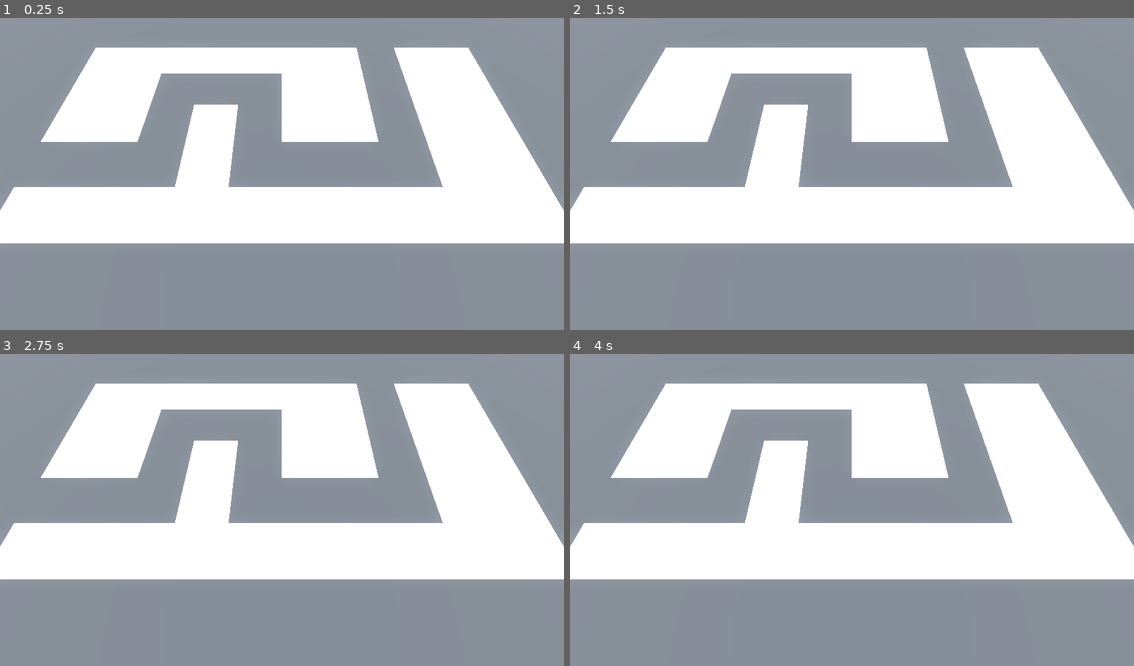
Above: before the commit, frames 1-4 (two rows, left to right).
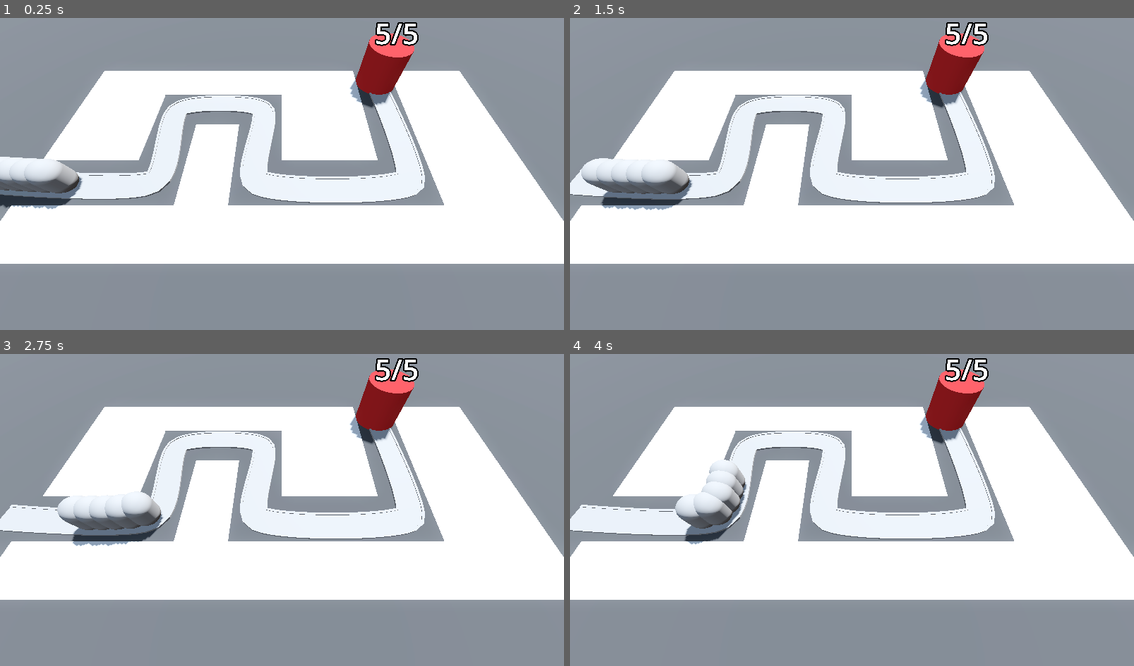
Above: after the commit, the same moments.

Repository: Schwenckenator/barbarian-blaster
Game: Godot game, scene res://base_level.tscn
Same seed, same stepped clock (60 frames per second), same inputs: the game is played once before the commit and once after it. Before the commit the project has no main scene; this scene is started directly in both runs.
Inputs:
- Up to frame 1 (0.25 s): no input
- Up to frame 2 (1.5 s): no input
- Up to frame 3 (2.75 s): no input
- Up to frame 4 (4 s): no input

The runs differ from the first frame. In frame 1, 29% of the frame differs, in the area x 0-100%, y 1-79%; in frame 2, 29%; in frame 3, 29%; in frame 4, 29%.

Commit message:
Added base damage and health label

Diff:
--- /dev/null
+++ b/base/base.gd
@@ -0,0 +1,33 @@
+extends Node3D
+
+## Maximum health of the base
+@export var max_health: int = 5
+
+## Label displaying current health of base
+@onready var health_label: Label3D = $HealthLabel
+
+## Current health of base
+var health: int:
+	set(value):
+		health = value
+		health_label.text = str(value) + "/" + str(max_health)
+		var red = Color.RED
+		var white = Color.WHITE
+		var color = red.lerp(white, float(health) / float(max_health))
+
+		health_label.modulate = color
+		if health <= 0:
+			# Base has died
+			get_tree().reload_current_scene()
+	get:
+		return health
+
+## Called once after script loads
+func _ready() -> void:
+	health = max_health
+
+
+## Deal damage to the base
+func take_damage(value: int) -> void:
+	print("damage dealt to base", value)
+	health -= value
--- /dev/null
+++ b/base/base.tscn
@@ -0,0 +1,23 @@
+[gd_scene load_steps=3 format=3 uid="uid://c5jwrsqqcrpgr"]
+
+[ext_resource type="Script" path="res://base/base.gd" id="1_w0q8t"]
+
+[sub_resource type="StandardMaterial3D" id="StandardMaterial3D_i1hwv"]
+albedo_color = Color(0.8, 0.16, 0.16, 1)
+
+[node name="Base" type="Node3D" groups=["base"]]
+script = ExtResource("1_w0q8t")
+
+[node name="CSGCylinder3D" type="CSGCylinder3D" parent="."]
+transform = Transform3D(1, 0, 0, 0, 1, 0, 0, 0, 1, 0, 2, 0)
+radius = 2.0
+height = 4.0
+sides = 32
+material = SubResource("StandardMaterial3D_i1hwv")
+
+[node name="HealthLabel" type="Label3D" parent="."]
+transform = Transform3D(1, 0, 0, 0, 1, 0, 0, 0, 1, 0, 4.97683, 0)
+billboard = 1
+text = "This is some text"
+font_size = 500
+outline_size = 100
--- a/base_level.tscn
+++ b/base_level.tscn
@@ -1,6 +1,8 @@
-[gd_scene load_steps=6 format=3 uid="uid://c5v8a8stohvh2"]
+[gd_scene load_steps=9 format=3 uid="uid://c5v8a8stohvh2"]
 
 [ext_resource type="MeshLibrary" uid="uid://cml6sy6fjhcrt" path="res://mesh_libraries/space_library.tres" id="1_8crp3"]
+[ext_resource type="PackedScene" uid="uid://ccxq6cjbv24f1" path="res://enemy/enemy.tscn" id="2_ygpac"]
+[ext_resource type="PackedScene" uid="uid://c5jwrsqqcrpgr" path="res://base/base.tscn" id="3_g8kvy"]
 
 [sub_resource type="ProceduralSkyMaterial" id="ProceduralSkyMaterial_qmnbx"]
 sky_horizon_color = Color(0.64625, 0.65575, 0.67075, 1)
@@ -18,6 +20,13 @@
 [sub_resource type="StandardMaterial3D" id="StandardMaterial3D_2b2d7"]
 albedo_color = Color(0.266667, 0.266667, 0.266667, 1)
 
+[sub_resource type="Curve3D" id="Curve3D_uxudx"]
+_data = {
+"points": PackedVector3Array(0, 0, 0, 0, 0, 0, -22, 0, 2, -1, 0, 1, 1, 0, -1, -10, 0, 2, -1, 0, 1, 1, 0, -1, -10, 0, -6, -1, 0, -1, 1, 0, 1, -2, 0, -6, -1, 0, -1, 1, 0, 1, -2, 0, 2, -1, 0, 1, 1, 0, -1, 10, 0, 2, 0, 0, 0, 0, 0, 0, 10, 0, -10),
+"tilts": PackedFloat32Array(0, 0, 0, 0, 0, 0, 0)
+}
+point_count = 7
+
 [node name="BaseLevel" type="Node3D"]
 
 [node name="WorldEnvironment" type="WorldEnvironment" parent="."]
@@ -33,7 +42,7 @@
 material = SubResource("StandardMaterial3D_2b2d7")
 
 [node name="Camera3D" type="Camera3D" parent="."]
-transform = Transform3D(1, 0, 0, 0, 0.422618, 0.906308, 0, -0.906308, 0.422618, 0, 14.5, 9.5)
+transform = Transform3D(1, 0, 0, 0, 0.5, 0.866026, 0, -0.866026, 0.5, 0, 14.5, 9.5)
 
 [node name="GridMap" type="GridMap" parent="."]
 mesh_library = ExtResource("1_8crp3")
@@ -42,3 +51,68 @@
 data = {
 "cells": PackedInt32Array(65535, 65533, 0, 65535, 1, 0, 65534, 65533, 0, 65532, 65533, 0, 65531, 65533, 0, 1, 65533, 0, …(373 unchanged characters)…
 }
+
+[node name="Path3D" type="Path3D" parent="."]
+curve = SubResource("Curve3D_uxudx")
+
+[node name="Road" type="CSGPolygon3D" parent="Path3D"]
+polygon = PackedVector2Array(-1, 0, -1, 0.1, 1, 0.1, 1, 0)
+mode = 2
+path_node = NodePath("..")
+path_interval_type = 0
+path_interval = 0.5
+path_simplify_angle = 0.0
+path_rotation = 2
+path_local = false
+path_continuous_u = true
+path_u_distance = 1.0
+path_joined = false
+
+[node name="LeftEdge" type="CSGPolygon3D" parent="Path3D"]
+polygon = PackedVector2Array(-1.1, 0, -1.1, 0.15, -0.9, 0.15, -0.9, 0)
+mode = 2
+path_node = NodePath("..")
+path_interval_type = 0
+path_interval = 0.5
+path_simplify_angle = 0.0
+path_rotation = 2
+path_local = false
+path_continuous_u = true
+path_u_distance = 1.0
+path_joined = false
+
+[node name="RightEdge" type="CSGPolygon3D" parent="Path3D"]
+polygon = PackedVector2Array(0.9, 0, 0.9, 0.15, 1.1, 0.15, 1.1, 0)
+mode = 2
+path_node = NodePath("..")
+path_interval_type = 0
+path_interval = 0.5
+path_simplify_angle = 0.0
+path_rotation = 2
+path_local = false
+path_continuous_u = true
+path_u_distance = 1.0
+path_joined = false
+
+[node name="Enemy" parent="Path3D" instance=ExtResource("2_ygpac")]
+transform = Transform3D(-0.0497228, 0, -0.99876, 0, 1, 0, 0.99876, 0, -0.0497228, -17.0123, 0, 2.34524)
+progress = 5.0
+
+[node name="Enemy2" parent="Path3D" instance=ExtResource("2_ygpac")]
+transform = Transform3D(-0.0582971, 0, -0.998296, 0, 1, 0, 0.998296, 0, -0.0582971, -18.0109, 0, 2.29112)
+progress = 4.0
+
+[node name="Enemy3" parent="Path3D" instance=ExtResource("2_ygpac")]
+transform = Transform3D(-0.0657919, 0, -0.99783, 0, 1, 0, 0.99783, 0, -0.0657919, -19.009, 0, 2.22899)
+progress = 3.0
+
+[node name="Enemy4" parent="Path3D" instance=ExtResource("2_ygpac")]
+transform = Transform3D(-0.0726707, 0, -0.997353, 0, 1, 0, 0.997353, 0, -0.0726707, -20.0066, 0, 2.15972)
+progress = 2.0
+
+[node name="Enemy5" parent="Path3D" instance=ExtResource("2_ygpac")]
+transform = Transform3D(-0.0795174, 0, -0.99683, 0, 1, 0, 0.99683, 0, -0.0795174, -21.0042, 0, 2.08363)
+progress = 1.0
+
+[node name="Base" parent="." instance=ExtResource("3_g8kvy")]
+transform = Transform3D(1, 0, 0, 0, 1, 0, 0, 0, 1, 10, 0, -10)
--- /dev/null
+++ b/enemy/enemy.gd
@@ -0,0 +1,12 @@
+extends PathFollow3D
+
+@export var speed: float = 2.5
+
+@onready var base = get_tree().get_first_node_in_group("base")
+
+# Called every frame. 'delta' is the elapsed time since the previous frame.
+func _process(delta: float) -> void:
+	progress += speed * delta
+	if progress_ratio == 1:
+		base.take_damage(1)
+		queue_free()
--- /dev/null
+++ b/enemy/enemy.tscn
@@ -0,0 +1,16 @@
+[gd_scene load_steps=3 format=3 uid="uid://ccxq6cjbv24f1"]
+
+[ext_resource type="Script" path="res://enemy/enemy.gd" id="1_rkpk8"]
+
+[sub_resource type="CapsuleMesh" id="CapsuleMesh_era52"]
+radius = 1.0
+height = 3.0
+
+[node name="Enemy" type="PathFollow3D"]
+transform = Transform3D(0.999997, 0, 0, 0, 1, 0, 0, 0, 0.999997, 0, 0, 0)
+loop = false
+script = ExtResource("1_rkpk8")
+
+[node name="MeshInstance3D" type="MeshInstance3D" parent="."]
+transform = Transform3D(1, 0, -1.06581e-14, 0, 1, 0, 1.06581e-14, 0, 1, 0, 1.5, 0)
+mesh = SubResource("CapsuleMesh_era52")
--- a/project.godot
+++ b/project.godot
@@ -11,5 +11,10 @@
 [application]
 
 config/name="Barbarian Blaster"
+run/main_scene="res://base_level.tscn"
 config/features=PackedStringArray("4.3")
 config/icon="res://icon.svg"
+
+[global_group]
+
+base=""
Not shown: 4 places in mesh_libraries/space_library.tres that only renumber resources
